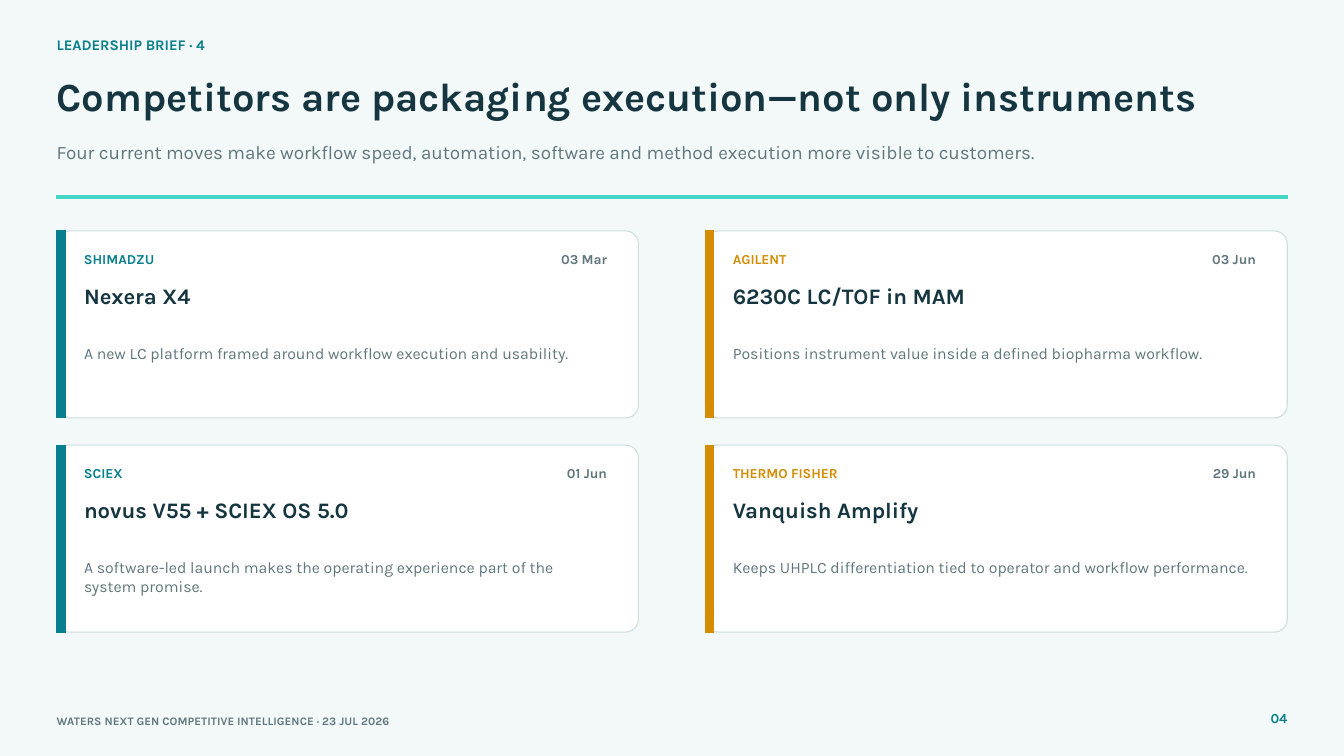
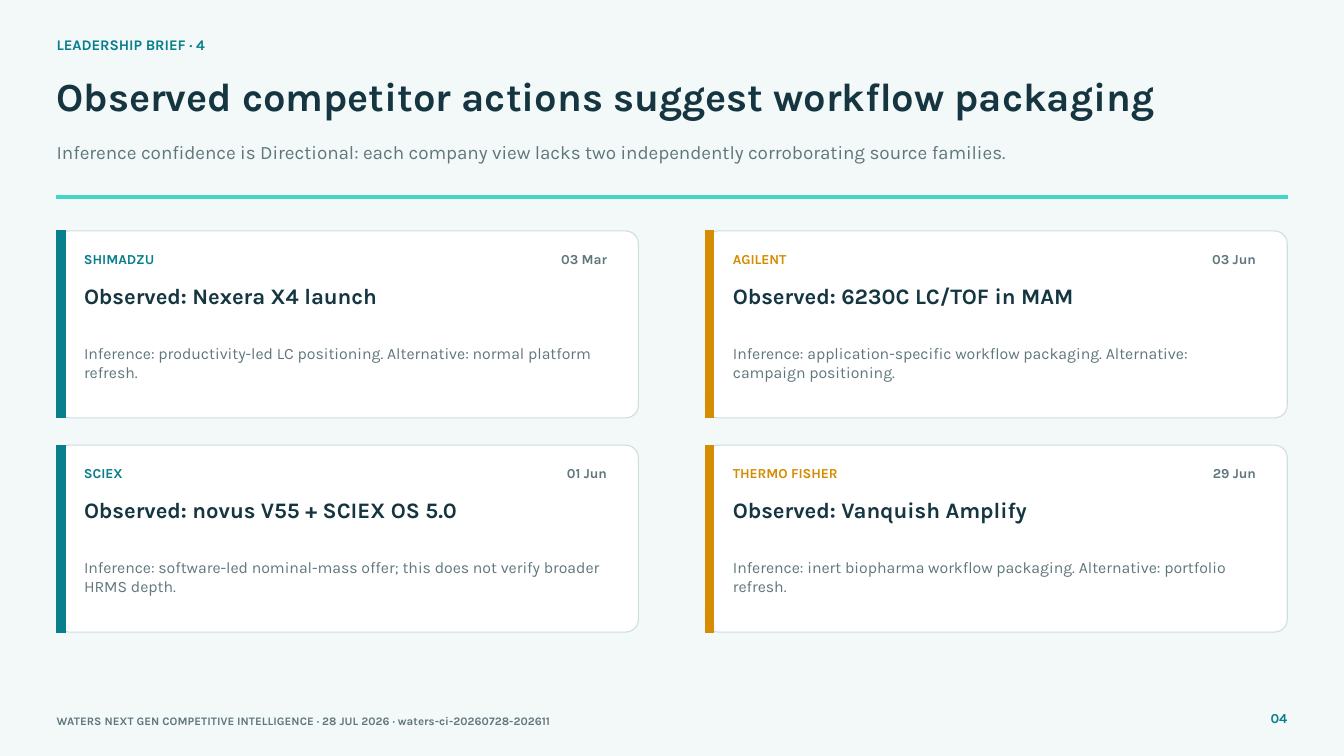
Before and after one commit to Chandni08/CompEngine, a slide deck: slide 4 of deploy-site/exports/waters-nextgen-leadership-brief.pptx. Drawn at 1344x756 pixels with LibreOffice and Linux fonts; fonts in the diff are those of the drawing. Boxes give left, top, right and bottom in pixels: in the first picture for what was removed or moved away, otherwise in the second. Text is boxed around its words. In the diff, an @@ line names an element or a change of style, - is before the commit and + after.

```diff
--- a/deploy-site/exports/waters-nextgen-leadership-brief.pptx
+++ b/deploy-site/exports/waters-nextgen-leadership-brief.pptx
@@ text at box(57, 82, 1155, 121): text changed @@
-Competitors are packaging execution—not only instruments
+Observed competitor actions suggest workflow packaging
@@ text at box(57, 146, 1006, 164): text changed @@
-Four current moves make workflow speed, automation, software and method execution more visible to customers.
+Inference confidence is Directional: each company view lacks two independently corroborating source families.
@@ text at box(84, 289, 376, 305): text changed @@
-Nexera X4
+Observed: Nexera X4 launch
@@ text at box(733, 287, 1073, 306): text changed @@
-6230C LC/TOF in MAM
+Observed: 6230C LC/TOF in MAM
@@ text at box(84, 348, 591, 378): text changed @@
-A new LC platform framed around workflow execution and usability.
+Inference: productivity-led LC positioning. Alternative: normal platform refresh.
@@ text at box(733, 348, 1188, 382): text changed @@
-Positions instrument value inside a defined biopharma workflow.
+Inference: application-specific workflow packaging. Alternative: campaign positioning.
@@ text at box(84, 503, 456, 519): text changed @@
-novus V55 + SCIEX OS 5.0
+Observed: novus V55 + SCIEX OS 5.0
@@ text at box(733, 502, 1027, 524): text changed @@
-Vanquish Amplify
+Observed: Vanquish Amplify
@@ text at box(84, 562, 600, 596): text changed @@
-A software-led launch makes the operating experience part of the system promise.
+Inference: software-led nominal-mass offer; this does not verify broader HRMS depth.
@@ text at box(733, 562, 1225, 592): text changed @@
-Keeps UHPLC differentiation tied to operator and workflow performance.
+Inference: inert biopharma workflow packaging. Alternative: portfolio refresh.
@@ text at box(57, 717, 550, 725): text changed @@
-WATERS NEXT GEN COMPETITIVE INTELLIGENCE · 23 JUL 2026
+WATERS NEXT GEN COMPETITIVE INTELLIGENCE · 28 JUL 2026 · waters-ci-20260728-202611
```
Also in this commit, not shown: 7 other slides changed, 38 other files.
